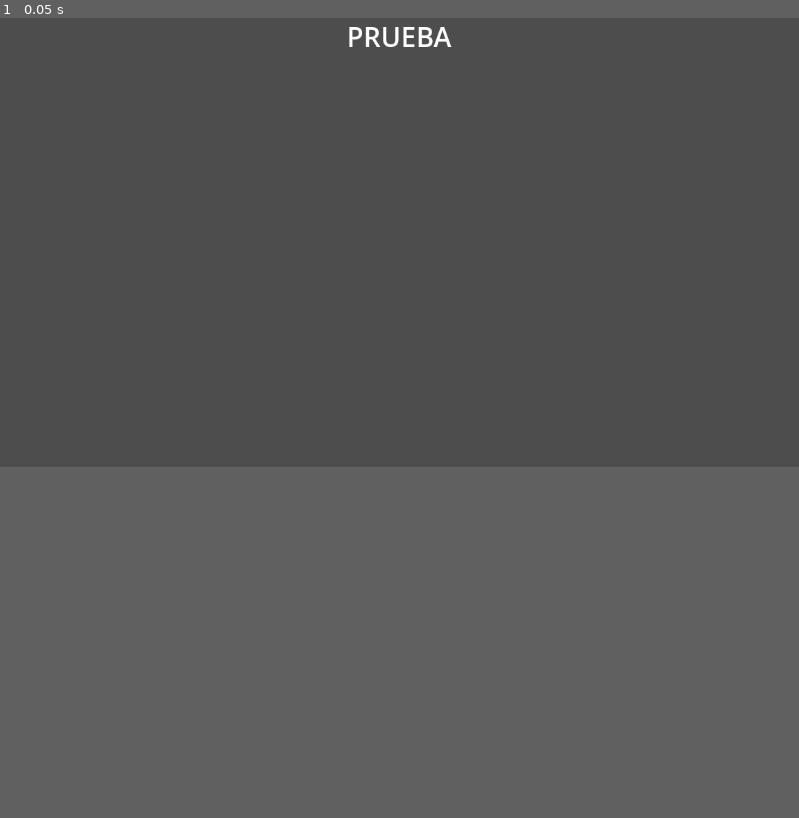
Above: before the commit, frame 1.
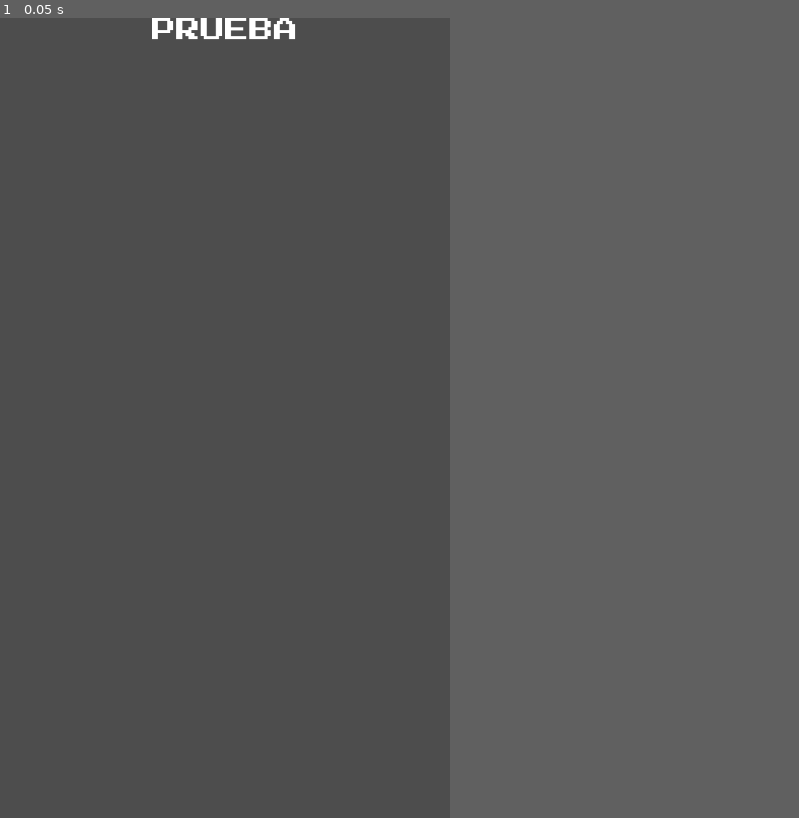
Above: after the commit, the same moment.

Repository: TonyCast2005/Galileo
Game: Godot game, scene res://menu.tscn
Two runs of this game, one before a commit and one after it. Both use one fixed random seed, a clock stepped at 60 frames per second and the inputs below. The project has no main scene, so this scene is started directly.
Inputs:
- Up to frame 1 (0.05 s): no input
In our replay, the window is 799x449 before the commit and 450x800 after it. These sizes can differ from the game's own. Grey fills any space a smaller window leaves; there, only what the larger window draws over its background counts as a difference.

The runs differ from the first frame. In frame 1, 0.4% of the frame differs, in the area x 19-57%, y 0-4%.

Commit message:
tipografia, inicio, tamaÑO

Diff:
--- /dev/null
+++ b/galileo/escenas/usuario/registro/iniciarSesion.tscn
@@ -0,0 +1,114 @@
+[gd_scene load_steps=3 format=3 uid="uid://g7ts28wga55v"]
+
+[ext_resource type="FontFile" uid="uid://cu62bdhamv7ue" path="res://assets/fonts/PressStart2P-Regular.ttf" id="1_bywbm"]
+
+[sub_resource type="StyleBoxFlat" id="StyleBoxFlat_wwn0v"]
+bg_color = Color(0.67076, 0.0998491, 0.916668, 1)
+border_width_left = 4
+border_width_top = 4
+border_width_right = 4
+border_width_bottom = 4
+border_color = Color(0, 0, 0, 1)
+corner_radius_top_left = 40
+corner_radius_top_right = 40
+corner_radius_bottom_right = 40
+corner_radius_bottom_left = 40
+
+[node name="Control" type="Control"]
+layout_mode = 3
+anchors_preset = 15
+anchor_right = 1.0
+anchor_bottom = 1.0
+grow_horizontal = 2
+grow_vertical = 2
+size_flags_horizontal = 3
+size_flags_vertical = 3
+
+[node name="ColorRect" type="ColorRect" parent="."]
+layout_mode = 1
+anchors_preset = 15
+anchor_right = 1.0
+anchor_bottom = 1.0
+grow_horizontal = 2
+grow_vertical = 2
+color = Color(0.133333, 0.156863, 0.211765, 1)
+
+[node name="Label" type="Label" parent="."]
+layout_mode = 0
+offset_left = 130.0
+offset_top = 175.0
+offset_right = 593.0
+offset_bottom = 272.0
+theme_override_fonts/font = ExtResource("1_bywbm")
+theme_override_font_sizes/font_size = 40
+text = "Registrarse"
+
+[node name="usuario" type="TextEdit" parent="."]
+layout_mode = 0
+offset_left = 90.0
+offset_top = 305.0
+offset_right = 633.0
+offset_bottom = 372.0
+theme_override_font_sizes/font_size = 30
+placeholder_text = "Usuario"
+
+[node name="contraseña" type="TextEdit" parent="."]
+layout_mode = 0
+offset_left = 94.0
+offset_top = 417.0
+offset_right = 637.0
+offset_bottom = 484.0
+theme_override_font_sizes/font_size = 30
+placeholder_text = "Contraseña"
+
+[node name="confirmarContraseña" type="TextEdit" parent="."]
+layout_mode = 0
+offset_left = 92.0
+offset_top = 525.0
+offset_right = 635.0
+offset_bottom = 592.0
+theme_override_font_sizes/font_size = 30
+placeholder_text = "Confirmar Contraseña"
+
+[node name="correo" type="TextEdit" parent="."]
+layout_mode = 0
+offset_left = 94.0
+offset_top = 637.0
+offset_right = 637.0
+offset_bottom = 704.0
+theme_override_font_sizes/font_size = 30
+placeholder_text = "Correo electrónico"
+
+[node name="aceptar" type="Button" parent="."]
+layout_mode = 0
+offset_left = 139.0
+offset_top = 761.0
+offset_right = 600.0
+offset_bottom = 838.0
+theme_override_fonts/font = ExtResource("1_bywbm")
+theme_override_font_sizes/font_size = 37
+theme_override_styles/normal = SubResource("StyleBoxFlat_wwn0v")
+text = "Aceptar"
+
+[node name="Label2" type="Label" parent="."]
+layout_mode = 0
+offset_left = 164.0
+offset_top = 883.0
+offset_right = 589.0
+offset_bottom = 955.0
+theme_override_fonts/font = ExtResource("1_bywbm")
+theme_override_font_sizes/font_size = 25
+text = "Ya tienes cuenta?"
+
+[node name="iniciarSesion" type="Button" parent="."]
+layout_mode = 0
+offset_left = 214.0
+offset_top = 930.0
+offset_right = 520.0
+offset_bottom = 1007.0
+theme_override_colors/font_color = Color(0.775923, 0.25444, 0.915241, 1)
+theme_override_fonts/font = ExtResource("1_bywbm")
+theme_override_font_sizes/font_size = 24
+button_mask = 0
+text = "Inicia sesión"
+flat = true
--- a/galileo/node_2d.tscn
+++ /dev/null
@@ -1,6 +0,0 @@
-[gd_scene format=3 uid="uid://c4igetb4akhe2"]
-
-[node name="Node2D" type="Node2D"]
-
-[node name="Bone2D" type="Bone2D" parent="."]
-position = Vector2(307, 225)
--- a/galileo/project.godot
+++ b/galileo/project.godot
@@ -14,6 +14,15 @@
 config/features=PackedStringArray("4.4", "Mobile")
 config/icon="res://icon.svg"
 
+[display]
+
+window/size/viewport_width=720
+window/size/viewport_height=1280
+
+[gui]
+
+theme/custom_font="uid://cu62bdhamv7ue"
+
 [rendering]
 
 renderer/rendering_method="mobile"
